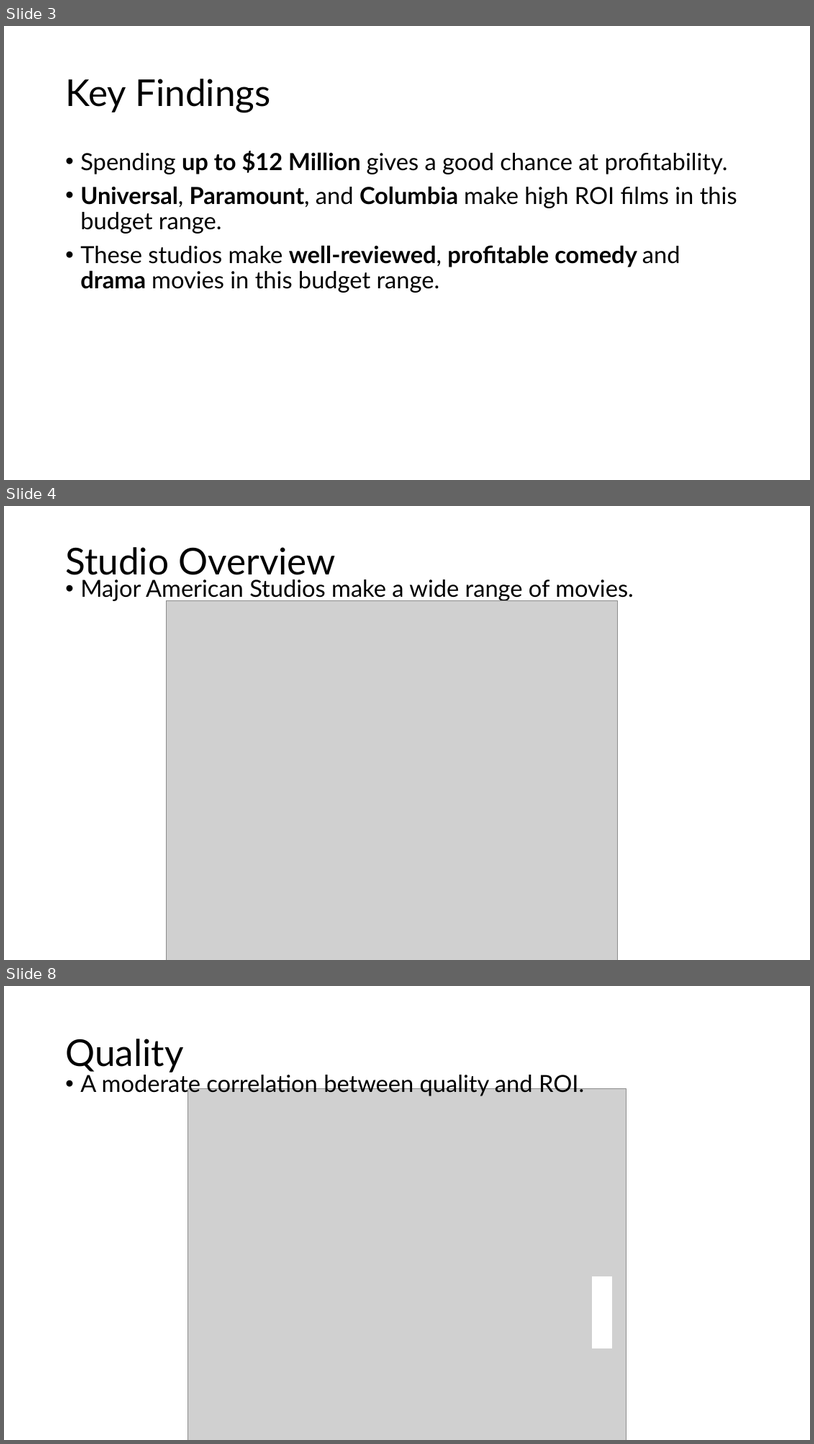
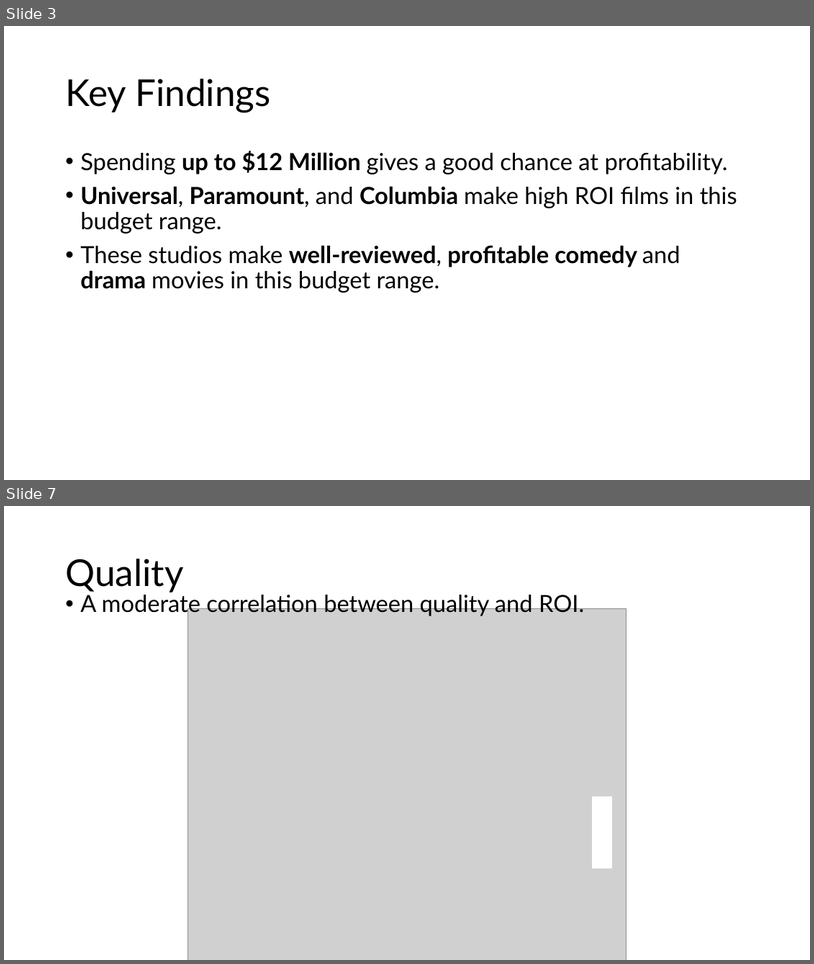
Before and after one commit to jgoett2/Phase-2-MovieProject, a slide deck: Presentation/Presentation.pptx. Shown one above the other, each under a label of ours: slides 3, 4 and 8 before the commit, slides 3 and 7 after it; the slides between them are not shown. The pictures are 814x1444 and 814x964 pixels, drawn with LibreOffice and Linux fonts; fonts in the diff are those of the drawing; grey boxes stand for pictures. Boxes give left, top, right and bottom in pixels: in the first picture for what was removed or moved away, otherwise in the second. Text is boxed around its words. In the diff, an @@ line names an element or a change of style, - is before the commit and + after.

```diff
--- a/Presentation/Presentation.pptx
+++ b/Presentation/Presentation.pptx
@@ slide 4 removed at (4,506,810,960), background #FFFFFF @@
@@ title removed at (65,547,336,582) @@
-Studio Overview
@@ text removed at (80,579,634,601) @@
-• Major American Studios make a wide range of movies.
@@ picture removed at (166,600,618,960) @@
@@ what was slide 8 is now slide 7 @@
```
Also in this commit, not shown: 4 slides changed, 1 other file.
